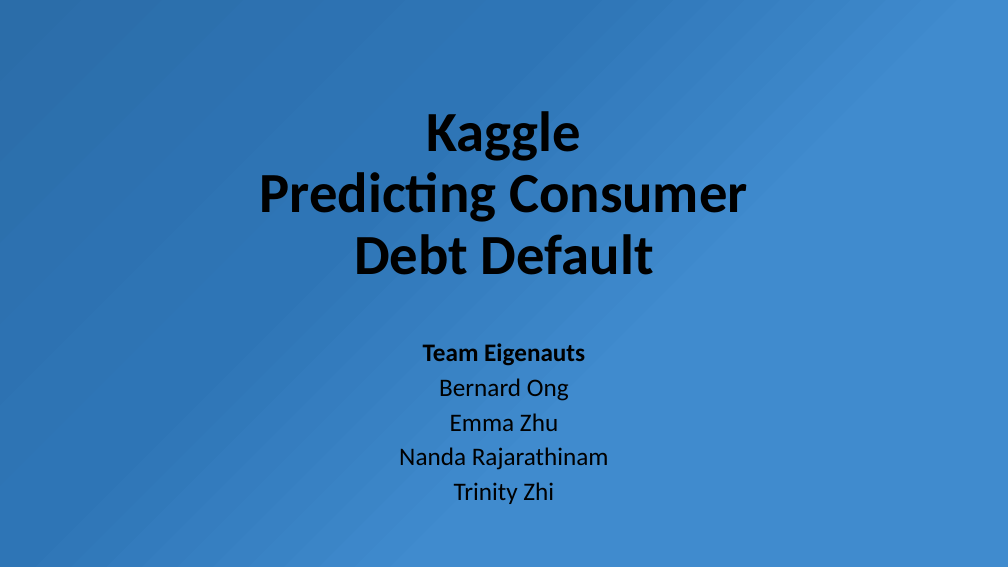
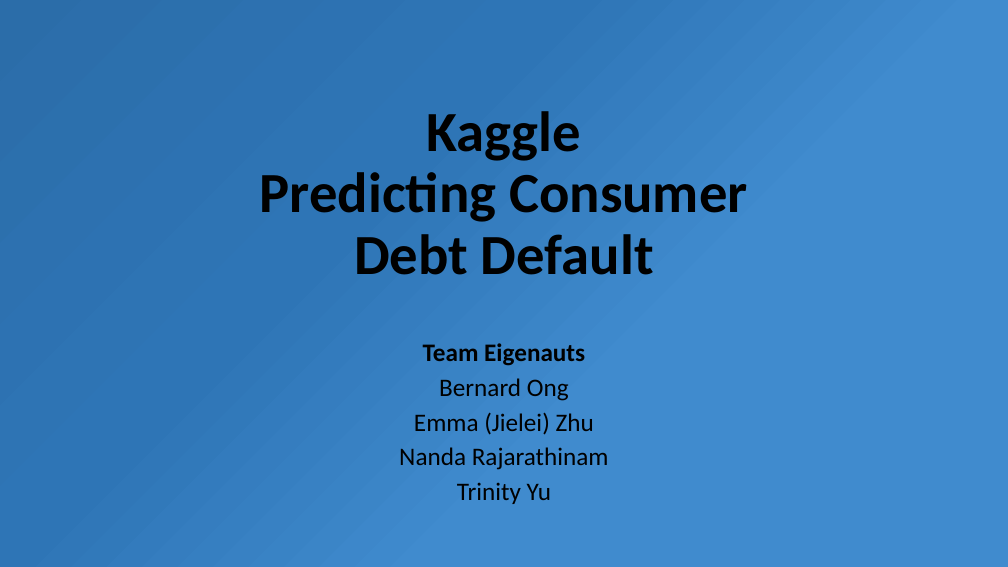
Before and after one commit to nrathnam/nycdsa-capstone, a slide deck: slide 1 of Kaggle Consumer Credit.pptx. Drawn at 1008x567 pixels with LibreOffice and Linux fonts; fonts in the diff are those of the drawing. Boxes give left, top, right and bottom in pixels: in the first picture for what was removed or moved away, otherwise in the second. Text is boxed around its words. In the diff, an @@ line names an element or a change of style, - is before the commit and + after.

Commit message:
Emma & Trinity--Name changes

```diff
--- a/Kaggle Consumer Credit.pptx
+++ b/Kaggle Consumer Credit.pptx
@@ subtitle at bbox=[414, 412, 594, 435]: text changed @@
-Emma Zhu
+Emma (Jielei) Zhu
@@ subtitle at bbox=[457, 482, 551, 504]: text changed @@
-Trinity Zhi
+Trinity Yu
```
